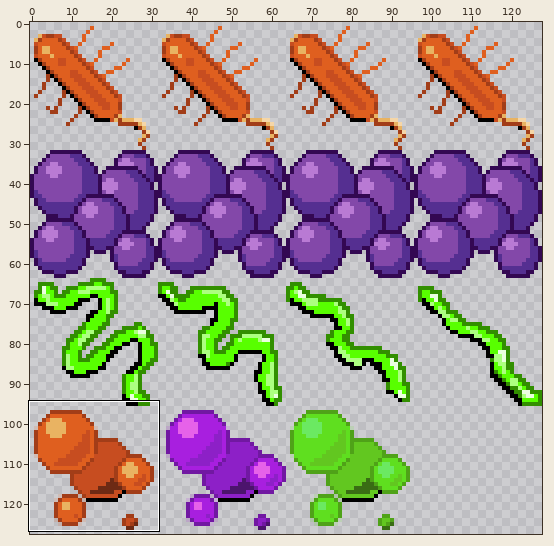
A sprite sheet gets an edit: Assets/Sprites/Bacteria/Bacteria.png. Above, an overview of the earlier version with the close-up marked.
Close-up. As it was:
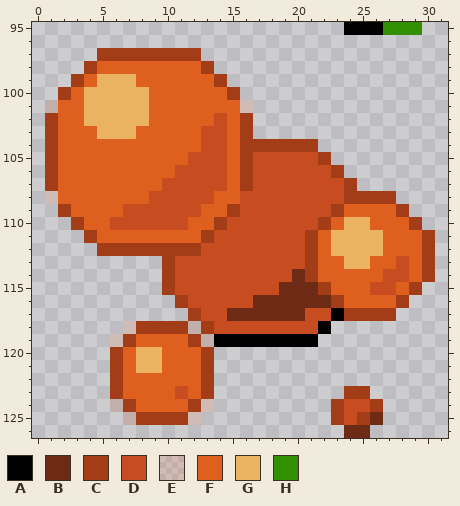
The file is 128x128 pixels. Pixels under 10% opacity are left out. Colours within 5 levels of each other are drawn and written as one. Shown: x 0..31, y 95..126. The commit also changed other parts of the picture, which this record leaves out.
Palette (. is transparent): A #000000  B #6d2a14  C #a23d18  D #c74d20  E #df5f1f27  F #df5f1f  G #e9b362  H #328f00
Now the later version:
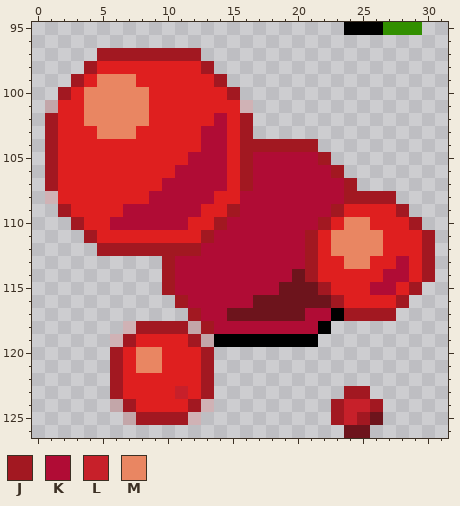
Colours new in this view: J #a21821  K #b00c35  L #c7202a  M #e98662
Change:
colour B: #6d2a14 -> #6d141c
colour E: #df5f1f27 -> #df1f1f27
colour F: #df5f1f -> #df1f1f
y 97: x 5..12 CCCCCCCC -> JJJJJJJJ
y 98: x 4 C -> J; x 13 C -> J
y 99: x 3 C -> J; x 5..7 GGG -> MMM; x 14 C -> J
y 100: x 2 C -> J; x 4..8 GGGGG -> MMMMM; x 15 C -> J
y 101: x 4..8 GGGGG -> MMMMM
y 102: x 1 C -> J; x 4..8 GGGGG -> MMMMM; x 14 D -> K; x 16 C -> J
y 103: x 1 C -> J; x 5..7 GGG -> MMM; x 13..14 DD -> KK; x 16 C -> J
y 104: x 1 C -> J; x 13..14 DD -> KK; x 16..21 CCCCCC -> JJJJJJ
y 105: x 1 C -> J; x 12..14 DDD -> KKK; x 16..22 CDDDDDC -> JKKKKKJ
y 106: x 1 C -> J; x 11..14 DDDD -> KKKK; x 16..23 CDDDDDDC -> JKKKKKKJ
y 107: x 1 C -> J; x 10..14 DDDDD -> KKKKK; x 16..24 CDDDDDDDC -> JKKKKKKKJ
y 108: x 9..13 DDDDD -> KKKKK; x 16..27 DDDDDDDDCCCC -> KKKKKKKKJJJJ
y 109: x 2 C -> J; x 7..12 DDDDDD -> KKKKKK; x 15..23 CDDDDDDDC -> JKKKKKKKJ; x 28 C -> J
y 110: x 3 C -> J; x 6..11 DDDDDD -> KKKKKK; x 14..22 CDDDDDDDC -> JKKKKKKKJ; x 24..25 GG -> MM; x 29 C -> J
y 111: x 4 C -> J; x 13..21 CDDDDDDDC -> JKKKKKKKJ; x 23..26 GGGG -> MMMM; x 30 C -> J
y 112: x 5..21 CCCCCCCCDDDDDDDDC -> JJJJJJJJKKKKKKKKJ; x 23..26 GGGG -> MMMM; x 30 C -> J
y 113: x 10..21 CDDDDDDDDDDC -> JKKKKKKKKKKJ; x 24..25 GG -> MM; x 28 D -> K; x 30 C -> J
y 114: x 10..19 CDDDDDDDDD -> JKKKKKKKKK; x 21 C -> J; x 27..28 DD -> KK; x 30 C -> J
y 115: x 10..18 CDDDDDDDD -> JKKKKKKKK; x 22 C -> J; x 26..27 DD -> KK; x 29 C -> J
y 116: x 11..16 CDDDDD -> JKKKKK; x 23 C -> J; x 28 C -> J
y 117: x 12..14 CDD -> JKK; x 21..22 DD -> KK; x 24..27 CCCC -> JJJJ
y 118: x 8..11 CCCC -> JJJJ; x 13..21 CDDDDDDDD -> JKKKKKKKK
y 119: x 7 C -> J; x 12 C -> J
y 120..121: x 6 C -> J; x 8..9 GG -> MM; x 13 C -> J
y 122: x 6 C -> J; x 13 C -> J
y 123: x 6 C -> J; x 11 D -> L; x 13 C -> J; x 24..25 CC -> JJ
y 124: x 7 C -> J; x 12 C -> J; x 23..26 CDDC -> JLLJ
y 125: x 8..11 CCCC -> JJJJ; x 23..25 CDC -> JLJ
Pixel boxes of the changes (left, top, right, bottom) in both close-ups:
changed: (45, 48, 435, 438)
